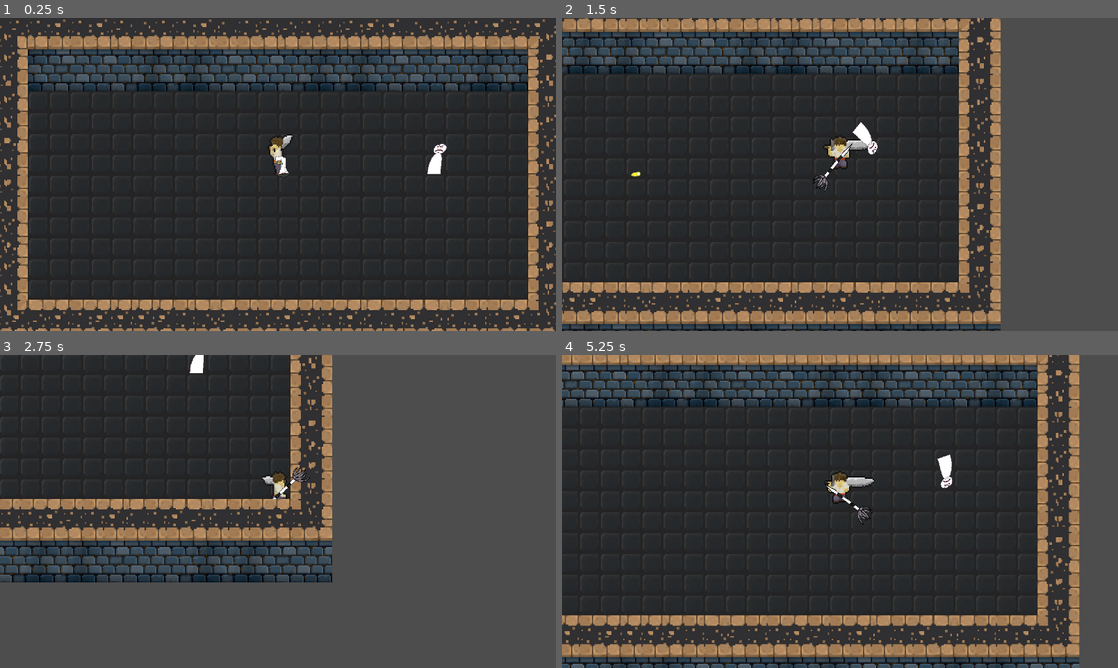
Above: before the commit, frames 1-4 (two rows, left to right).
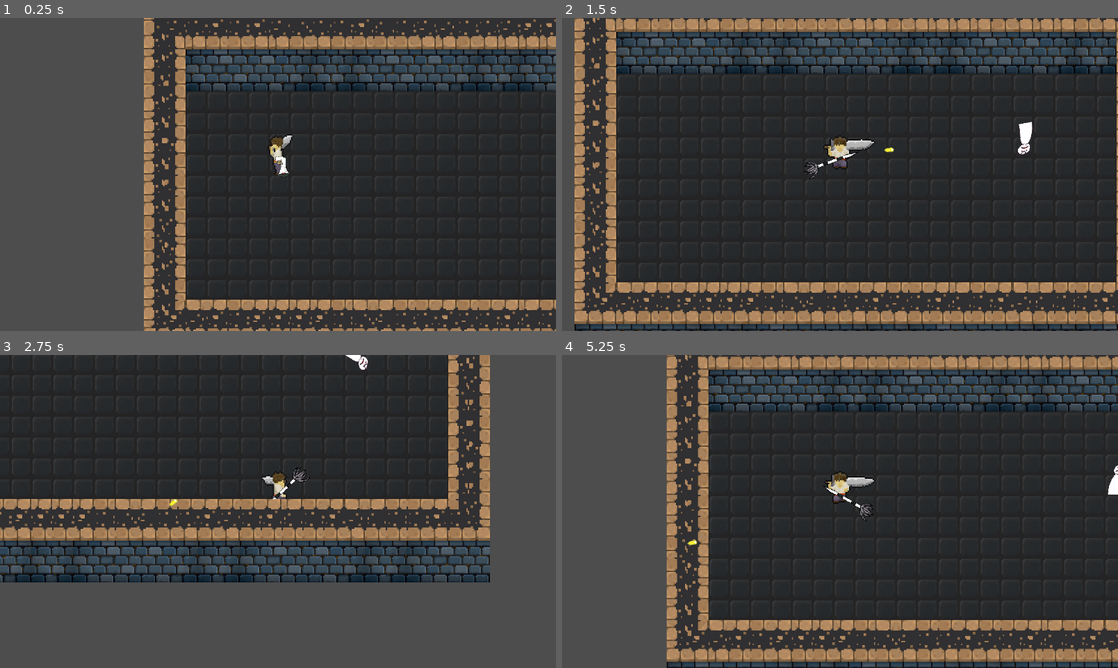
Above: after the commit, the same moments.

Repository: yeahright03/souls-like-game
Game: Godot game, scene res://scenes/game.tscn
Two runs of this game, one before a commit and one after it. Both use one fixed random seed, a clock stepped at 60 frames per second and the inputs below.
Inputs (mouse positions are in pixels of both pictures, inside the frame that each line leads up to):
- Up to frame 1 (0.25 s): no input
- Up to frame 2 (1.5 s): tap Enter at 0.5 s; move the mouse to (962, 158) at 0.52 s; hold D (moveRight) 0.53-1.28 s; click (962, 158) at 0.6 s; move the mouse to (728, 190) at 1.27 s; hold S (moveDown) from 1.28 s (still down); tap Q (weaponSwitch) at 1.35 s
- Up to frame 3 (2.75 s): move the mouse to (333, 442) at 2.02 s; release S (moveDown) at 2.03 s; hold D (moveRight) from 2.03 s (still down); click (333, 442) at 2.1 s
- Up to frame 4 (5.25 s): move the mouse to (812, 574) at 2.77 s; release D (moveRight) at 2.78 s; hold W (moveUp) 2.78-3.53 s; tap Q (weaponSwitch) at 2.85, 4.35 s; move the mouse to (1006, 558) at 3.52 s; hold A (moveLeft) 3.53-5.03 s; click (1006, 558) at 3.6 s; move the mouse to (673, 464) at 4.27 s; move the mouse to (867, 511) at 5.02 s; hold S (moveDown) from 5.03 s (still down); click (867, 511) at 5.1 s

The runs differ from the first frame. In frame 1, 37% of the frame differs, in the area x 0-100%, y 0-100%; in frame 2, 37%; in frame 3, 26%; in frame 4, 46%.

Commit message:
added deflection mechanic
swing on a projectile sends it back and gives a critical hit

Diff:
--- a/player/bullet.tscn
+++ b/player/bullet.tscn
@@ -18,10 +18,13 @@
 scale = Vector2(2.5, 2.5)
 
 [node name="bulletHit" type="Area2D" parent="."]
+collision_layer = 4
+collision_mask = 10
 
 [node name="CollisionShape2D" type="CollisionShape2D" parent="bulletHit"]
 rotation = 1.5708
 shape = SubResource("CapsuleShape2D_y25gk")
 
 [connection signal="screen_exited" from="VisibleOnScreenNotifier2D" to="." method="_on_visible_on_screen_notifier_2d_screen_exited"]
+[connection signal="area_entered" from="bulletHit" to="." method="_on_bullet_hit_area_entered"]
 [connection signal="body_entered" from="bulletHit" to="." method="_on_bullet_hit_body_entered"]
--- a/player/player.tscn
+++ b/player/player.tscn
@@ -946,6 +946,7 @@
 
 [node name="player" type="CharacterBody2D"]
 collision_layer = 2
+collision_mask = 5
 script = ExtResource("1_g2els")
 
 [node name="CollisionShape2D" type="CollisionShape2D" parent="."]
--- a/player/spear.tscn
+++ b/player/spear.tscn
@@ -4,7 +4,8 @@
 [ext_resource type="Texture2D" uid="uid://dy4c5qqwnenvu" path="res://textures/mock-up-melee.png" id="2_r2qau"]
 
 [sub_resource type="CapsuleShape2D" id="CapsuleShape2D_s3grw"]
-radius = 8.48528
+radius = 6.99999
+height = 32.0
 
 [node name="spear" type="Node2D"]
 script = ExtResource("1_cmegp")
@@ -15,11 +16,13 @@
 scale = Vector2(0.075, 0.075)
 texture = ExtResource("2_r2qau")
 
-[node name="Area2D" type="Area2D" parent="."]
+[node name="meleeSwingArea" type="Area2D" parent="."]
+collision_layer = 8
+collision_mask = 6
 
-[node name="CollisionShape2D" type="CollisionShape2D" parent="Area2D"]
-position = Vector2(20, 0)
+[node name="CollisionShape2D" type="CollisionShape2D" parent="meleeSwingArea"]
+position = Vector2(24, 0)
 rotation = 1.5708
 shape = SubResource("CapsuleShape2D_s3grw")
 
-[connection signal="body_entered" from="Area2D" to="." method="_on_area_2d_body_entered"]
+[connection signal="body_entered" from="meleeSwingArea" to="." method="_on_melee_swing_area_body_entered"]
--- a/project.godot
+++ b/project.godot
@@ -60,8 +60,9 @@
 [layer_names]
 
 2d_physics/layer_1="world"
-2d_physics/layer_2="player"
-2d_physics/layer_3="wall"
+2d_physics/layer_2="hitboxes"
+2d_physics/layer_3="bullets"
+2d_physics/layer_4="melee"
 
 [rendering]
 
--- a/scenes/game.tscn
+++ b/scenes/game.tscn
@@ -1147,6 +1147,7 @@
 tile_set = SubResource("TileSet_lbhrr")
 
 [node name="player" parent="." instance=ExtResource("2_lnu2h")]
+position = Vector2(-121, 0)
 
 [node name="Camera2D" type="Camera2D" parent="player"]
 zoom = Vector2(3, 3)
--- a/scenes/generic_enemy.tscn
+++ b/scenes/generic_enemy.tscn
@@ -8,10 +8,12 @@
 height = 23.4981
 
 [sub_resource type="CircleShape2D" id="CircleShape2D_v2kyb"]
-radius = 860.0
+radius = 1780.0
 
 [node name="generic enemy" type="CharacterBody2D"]
 scale = Vector2(0.1, 0.1)
+collision_layer = 2
+collision_mask = 12
 script = ExtResource("1_v2kyb")
 
 [node name="Sprite2D" type="Sprite2D" parent="."]
@@ -23,6 +25,7 @@
 shape = SubResource("CapsuleShape2D_v2kyb")
 
 [node name="playerDetection" type="Area2D" parent="."]
+collision_layer = 2
 collision_mask = 2
 
 [node name="CollisionShape2D" type="CollisionShape2D" parent="playerDetection"]
--- a/scripts/bullet.gd
+++ b/scripts/bullet.gd
@@ -1,6 +1,7 @@
 extends Node2D
 
 var uselessTimer : float = 0.05
+var wasDeflected : bool = false
 const speed : int = 300
 
 func _process(delta: float) -> void:
@@ -10,14 +11,27 @@
 	if uselessTimer >= 0.0:
 		uselessTimer -= delta
 
-
-
 func _on_visible_on_screen_notifier_2d_screen_exited() -> void:
 	# removes bullet when outside of camera
 	queue_free()
 
 func _on_bullet_hit_body_entered(body:Node2D) -> void:
-	# prints when enemy is registering hits
-	if body.name == "generic enemy" and uselessTimer <= 0.0:
-		print("HIT!")
-		queue_free()
+	if uselessTimer <= 0.0:
+		# prints when enemy is registering hits
+		if body.name == "generic enemy":
+			if wasDeflected:
+				print("CRIT HIT!")
+			else:
+				print("HIT!")
+			queue_free()
+		if body.name == "player":
+			print("player hit!")
+			queue_free()
+
+func _on_bullet_hit_area_entered(area:Area2D) -> void:
+	var spear = area.get_parent()
+	if area.name == "meleeSwingArea":
+		if spear.swinging:
+			print("deflect with swing")
+			rotation_degrees += 180
+			wasDeflected = true
--- a/scripts/melee.gd
+++ b/scripts/melee.gd
@@ -4,7 +4,7 @@
 var alreadyHitTargets : Array = []
 var lastRotation : float = 0.0
 var swingTimer : float = 0.0
-var followSpeed : float = 12.0 # lower = heavier
+var followSpeed : float = 25.0 # lower = heavier
 var desiredRotation : float = 0.0
 const swingDuration : float = 0.3
 const minRotationSpeed : int = 700
@@ -41,10 +41,10 @@
 #    if Input.is_action_just_pressed("playerAttack"):
 #        print("swing!!")
 
-
-func _on_area_2d_body_entered(body:Node2D) -> void:
-	if swinging:
-		var swingSpeed : float = abs(rotation_degrees - lastRotation)
-		var damage : float = clamp(swingSpeed / 10, 1, 10)
-		print("Hit ", body.name, " for ", damage, " damage!!")
+func _on_melee_swing_area_body_entered(body:Node2D) -> void:
+	if swinging and body.name == "generic enemy":
+		#var swingSpeed : float = abs(rotation_degrees - lastRotation)
+		#var damage : float = clamp(swingSpeed / 10, 1, 10)
+		#print("Hit ", body.name, " for ", damage, " damage!!")
+		print("swung hit!")
 		alreadyHitTargets.append(body)
